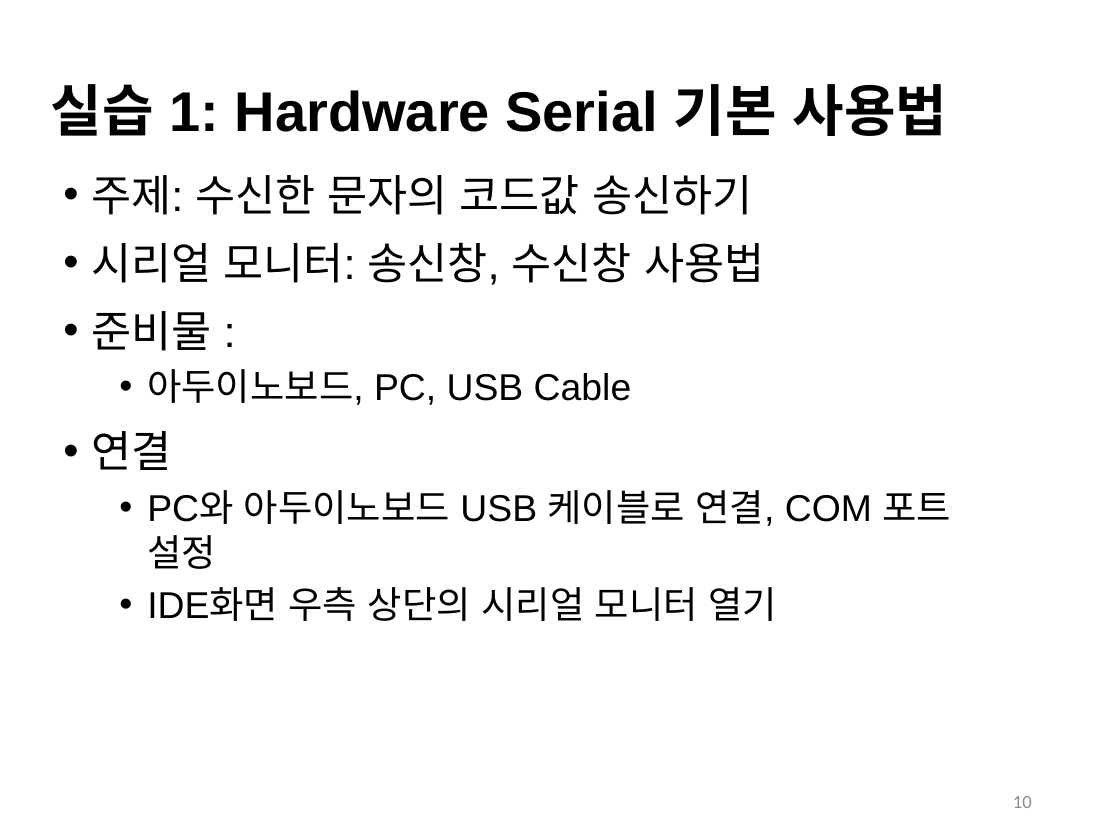
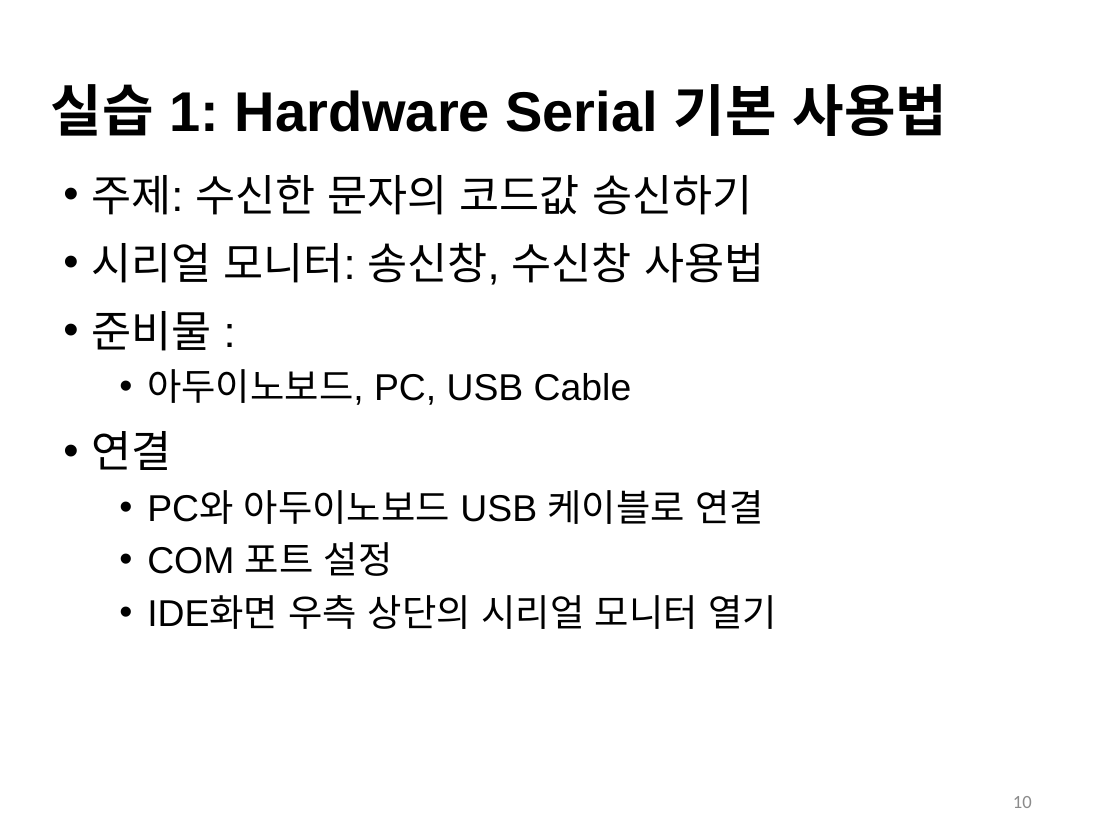
Before and after one commit to iot2019/Week05, a slide deck: slide 10 of Week05.pptx. Drawn at 1120x840 pixels with LibreOffice and Linux fonts; fonts in the diff are those of the drawing. Boxes give left, top, right and bottom in pixels: in the first picture for what was removed or moved away, otherwise in the second. Text is boxed around its words. In the diff, an @@ line names an element or a change of style, - is before the commit and + after.

```diff
--- a/Week05.pptx
+++ b/Week05.pptx
@@ text at <box>147,490,764,576</box>: text changed @@
-  • PC와 아두이노보드 USB 케이블로 연결, COM 포트 설정
+  • PC와 아두이노보드 USB 케이블로 연결
+  • COM 포트 설정
```
Also in this commit, not shown: 4 other slides changed, 5 slides added.
